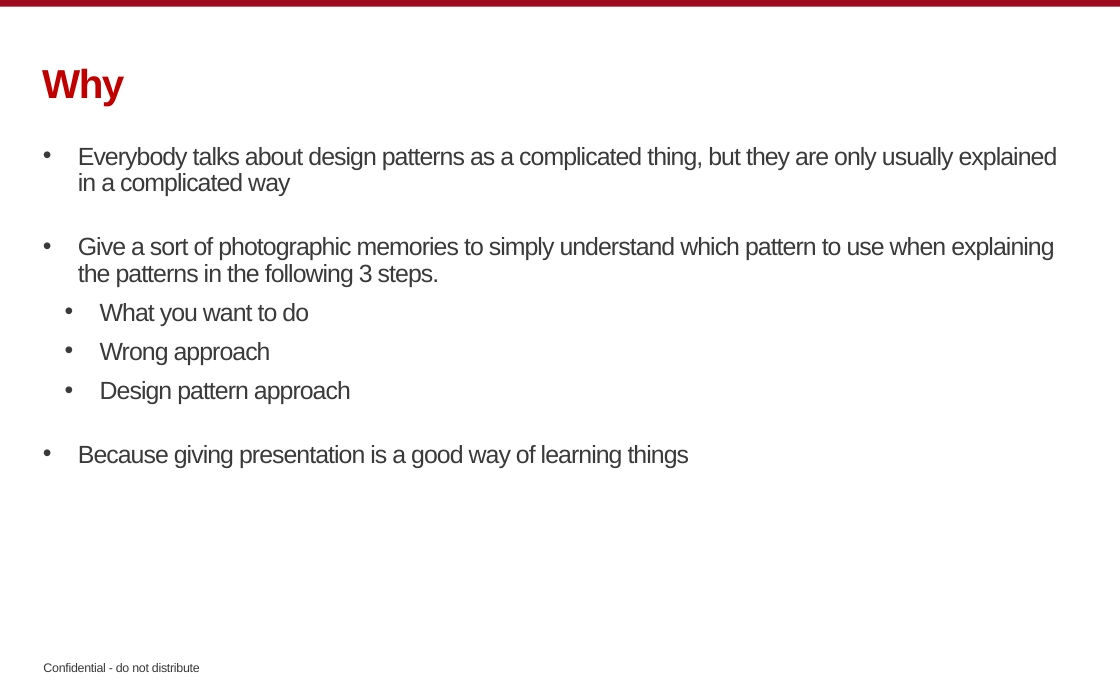
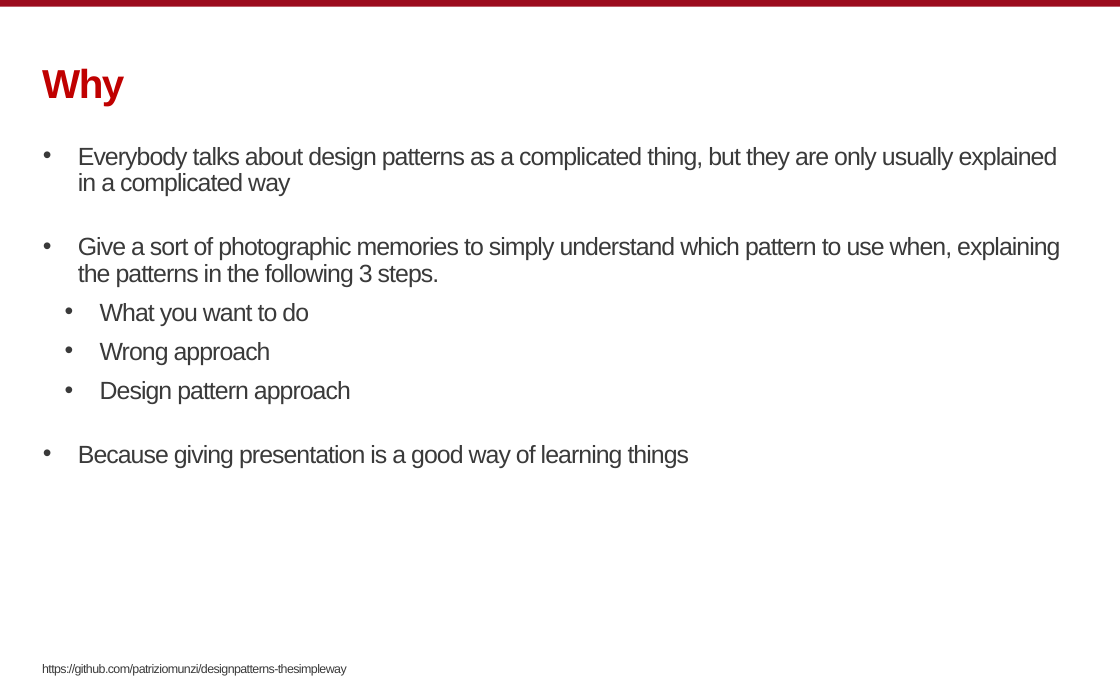
Before and after one commit to patriziomunzi/designpatterns-thesimpleway, a slide deck: slide 2 of docs/design_patterns_the_simple_way.pptx. Drawn at 1120x700 pixels with LibreOffice and Linux fonts; fonts in the diff are those of the drawing; background and template pictures are left out. Boxes give left, top, right and bottom in pixels: in the first picture for what was removed or moved away, otherwise in the second. Text is boxed around its words. In the diff, an @@ line names an element or a change of style, - is before the commit and + after.

```diff
--- a/docs/design_patterns_the_simple_way.pptx
+++ b/docs/design_patterns_the_simple_way.pptx
@@ text at (x1=78, y1=237, x2=1060, y2=287): text changed @@
-• Give a sort of photographic memories to simply understand which pattern to use when explaining the patterns in the following 3 steps.
+• Give a sort of photographic memories to simply understand which pattern to use when, explaining the patterns in the following 3 steps.
@@ text added at (x1=42, y1=664, x2=347, y2=676), 8 pt, text #3A3A3A @@
+https://github.com/patriziomunzi/designpatterns-thesimpleway
@@ text removed at (x1=43, y1=663, x2=200, y2=672) @@
-Confidential - do not distribute
```
Also in this commit, not shown: 17 other slides changed, 1 slide added, 12 slides removed.
